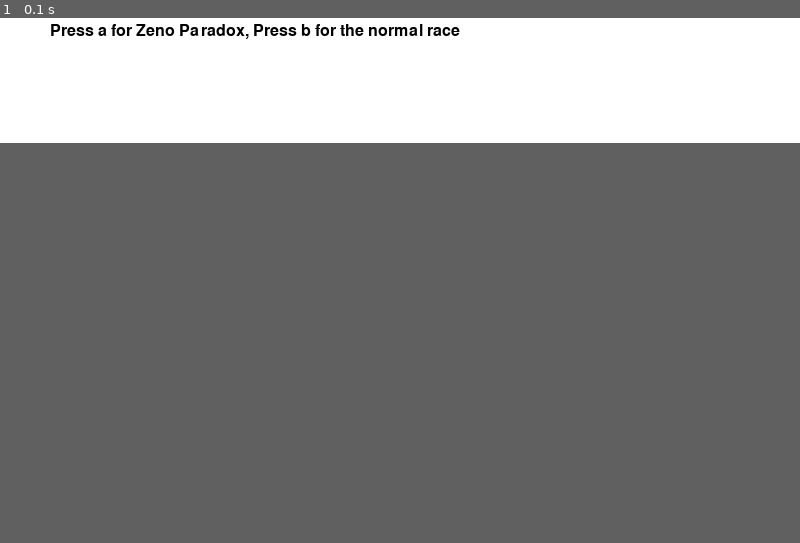
Above: before the commit, frame 1.
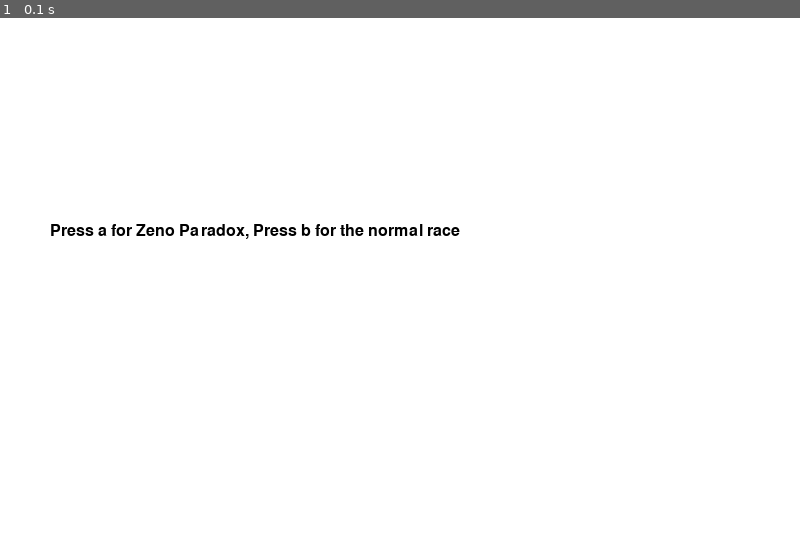
Above: after the commit, the same moment.

Repository: axel-achart/zeno-paradoxes
Game: pygame game, started from achille_pygame.py
Same seed, same stepped clock (60 frames per second), same inputs: the game is played once before the commit and once after it.
Inputs:
- Up to frame 1 (0.1 s): no input
In our replay, the window is 800x200 before the commit and 800x600 after it. These sizes can differ from the game's own. Grey fills any space a smaller window leaves; there, only what the larger window draws over its background counts as a difference.

The runs differ from the first frame. In frame 1, 1.1% of the frame differs, in the area x 6-58%, y 1-43%.

Commit message:
linked achille pygame to menu

Diff:
--- a/achille_pygame.py
+++ b/achille_pygame.py
@@ -9,7 +9,7 @@
 iteration = 0
 total_time = 0
 
-WIDTH, HEIGHT = 800, 200
+WIDTH, HEIGHT = 800, 600
 WHITE = (255, 255, 255)
 BLACK = (0, 0, 0)
 ACHILLE_COLOR = (0, 128, 255)
@@ -32,7 +32,7 @@
     return position_achille, position_tortoise, iteration, total_time
 
 
-def main():
+def main_achille():
     pygame.init()
     screen = pygame.display.set_mode((WIDTH, HEIGHT))
     pygame.display.set_caption("Achille and the Tortoise")
@@ -74,6 +74,10 @@
             if event.type == pygame.QUIT:
                 pygame.quit()
                 sys.exit()
+            if event.type == pygame.KEYDOWN:
+                if event.key == pygame.K_ESCAPE:
+                    running = False
+                    choosing = True
 
         screen.fill(WHITE)
 
@@ -105,11 +109,11 @@
                     achille_x, speed_achille, tortoise_x, speed_tortoise, iteration, total_time
                 )
         else:
-            end_text = font.render("Achille has caught the Tortoise!", True, (200, 0, 0))
+            end_text = font.render("Achille has caught back the Tortoise!", True, (200, 0, 0))
             screen.blit(end_text, (WIDTH//2-100, HEIGHT//2-10))
             pygame.display.flip()
             pygame.time.wait(2000)
             running = False
 
 if __name__ == "__main__":
-    main()
+    main_achille()
--- a/menu.txt
+++ b/menu.txt
@@ -1,7 +1,7 @@
 from turtle import screensize, title
 import pygame
 
-from achille_pygame import BLACK, WHITE
+from achille_pygame import BLACK, WHITE, main_achille
 
 def display_menu():
     pygame.init()
@@ -35,7 +35,7 @@
                 return None
             elif event.type == pygame.MOUSEBUTTONDOWN:
                 if achille_box.collidepoint(event.pos):
-                    achille_box_display()
+                    main_achille()
 
                 elif dichotomy_box.collidepoint(event.pos):
                     dichotomy_box_display()
